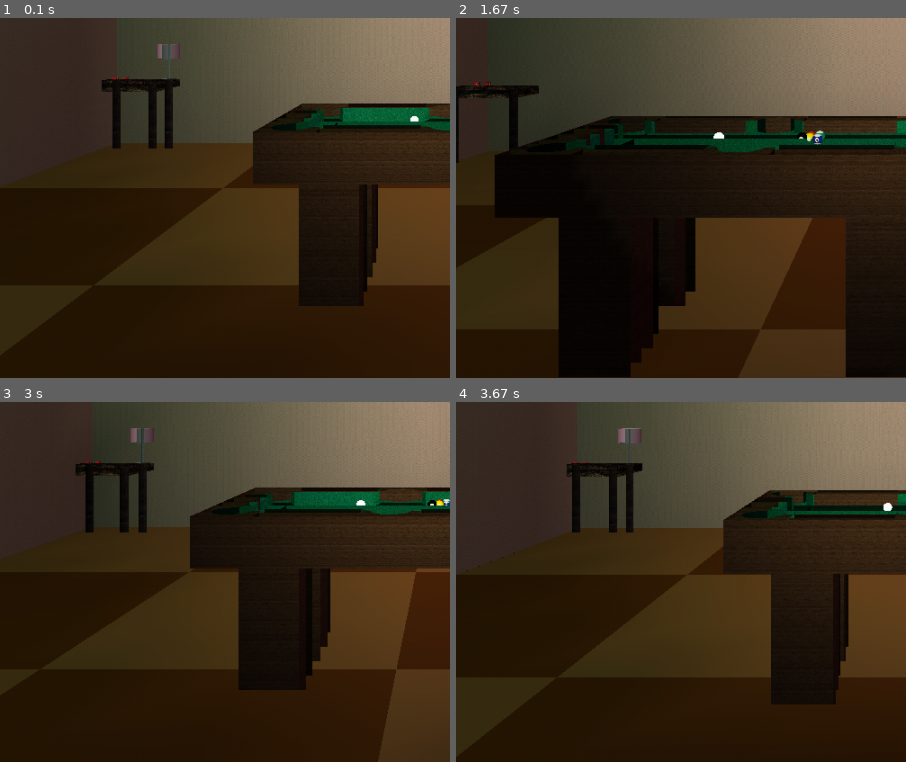
Above: before the commit, frames 1-4 (two rows, left to right).
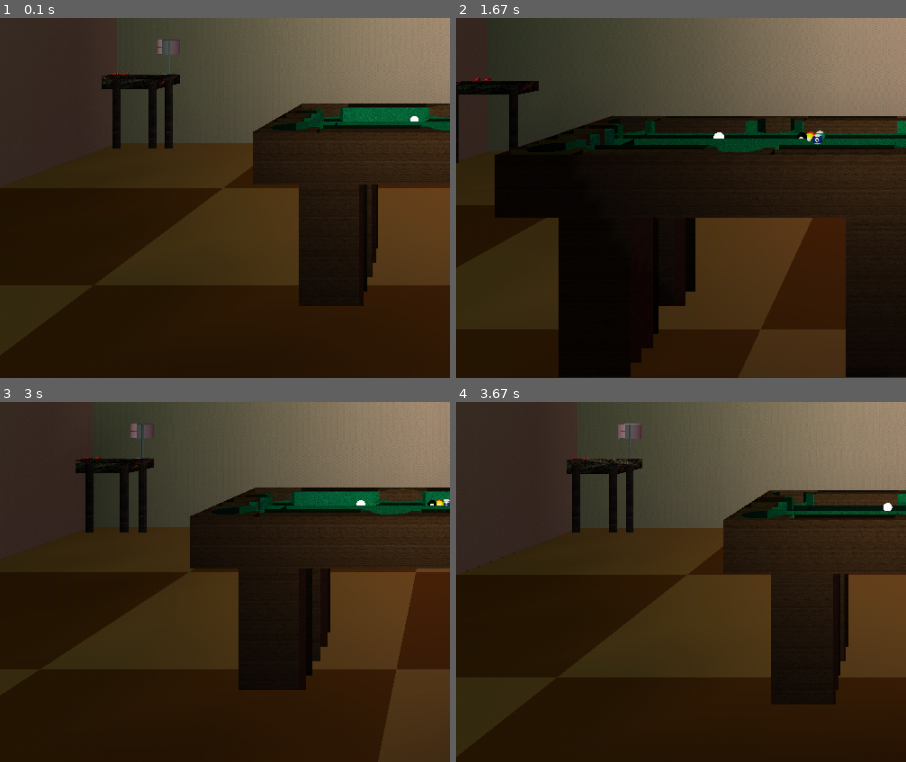
Above: after the commit, the same moments.

Repository: mikepmerritt/graphics-project-3
Game: pygame game, started from interactive_scene_pygame.py
Two runs of this game, one before a commit and one after it. Both use one fixed random seed, a clock stepped at 60 frames per second and the inputs below.
Inputs:
- Up to frame 1 (0.1 s): no input
- Up to frame 2 (1.67 s): hold D 0.33-0.8 s; hold W 0.83-1.3 s; hold D from 1.33 s (still down)
- Up to frame 3 (3 s): release D at 1.8 s; hold A 1.83-2.37 s; hold S 2.4-2.87 s; hold A from 2.9 s (still down)
- Up to frame 4 (3.67 s): release A at 3.37 s; hold W from 3.4 s (still down)
The pictures show only the part of the screen within x 0-50%, y 50-100%; the shares and areas given below are measured in that part.

The runs differ from the first frame. In frame 1, 0.4% of the frame differs, in the area x 22-40%, y 5-21%; in frame 2, 0.4%; in frame 3, 0.3%; in frame 4, 0.4%, in the area x 24-42%, y 5-21%.

Commit message:
fixed lighting issues related to normals

Diff:
--- a/interactive_scene_pygame.py
+++ b/interactive_scene_pygame.py
@@ -913,8 +913,8 @@
     draw_walls(0, 0, 0, 80, 40, 10, 5)
     draw_ceiling(0, 40, 0, 80, 80, 10, 10)
     draw_side_table(-35, 0, -34)
-    draw_desk_lamp(-32, 8, -36)
-    draw_dice(-37, 8.22, -34)
+    draw_desk_lamp(-32, 8.5, -36)
+    draw_dice(-37, 8.72, -34)
     draw_hanging_spotlight(0, 40, 0)
     draw_pool_table(table_x, 4, table_z)
     draw_balls()
@@ -985,218 +985,133 @@
     glPopMatrix()
 
 def draw_table_top(width, length):
-    thickness = 0.8
-
-    glMaterialfv(GL_FRONT, GL_AMBIENT, [0.2, 0.2, 0.2, 1.0])
-    glMaterialfv(GL_FRONT, GL_DIFFUSE, [0.8, 0.8, 0.8, 1.0])
-    glMaterialfv(GL_FRONT, GL_SPECULAR, [0.1, 0.1, 0.1, 1.0])
-    glMaterialf(GL_FRONT, GL_SHININESS, 10.0)
+    thickness = 1
+    set_wood_support_material(GL_FRONT)
+    draw_rect(0, 0, 0, width, thickness, length, 5, 2, 5, table_top_texture, stretch=True)
+
+def draw_table_leg(height):
+    glPushMatrix()
+
+    set_wood_support_material(GL_FRONT)
 
     glEnable(GL_TEXTURE_2D)
-    glBindTexture(GL_TEXTURE_2D, table_top_texture)
-
+    glBindTexture(GL_TEXTURE_2D, table_support_texture)
+    glHint(GL_PERSPECTIVE_CORRECTION_HINT, GL_NICEST)
+    glTexParameteri(GL_TEXTURE_2D, GL_TEXTURE_WRAP_S, GL_REPEAT)
+    glTexParameteri(GL_TEXTURE_2D, GL_TEXTURE_WRAP_T, GL_REPEAT)
+    glTexParameteri(GL_TEXTURE_2D, GL_TEXTURE_MAG_FILTER, GL_LINEAR)
+    glTexParameteri(GL_TEXTURE_2D, GL_TEXTURE_MIN_FILTER, GL_LINEAR)
+
+    glRotatef(-90, 1, 0, 0)
+    radius = 0.4
+    gluCylinder(tube, radius, radius, height, 32, 4)
+
+    glDisable(GL_TEXTURE_2D)
+    glPopMatrix()
+
+def draw_side_table(x, y, z):
+    glPushMatrix()
+    glTranslatef(x, y, z)
+    height = 8
+    width = 8
+    length = 6
+
+    glPushMatrix()
+    glTranslatef(-width/2 + 1, 0, -length/2 + 1)
+    draw_table_leg(height)
+    glPopMatrix()
+
+    glPushMatrix()
+    glTranslatef(width/2 - 1, 0, -length/2 + 1)
+    draw_table_leg(height)
+    glPopMatrix()
+
+    glPushMatrix()
+    glTranslatef(-width/2 + 1, 0, length/2 - 1)
+    draw_table_leg(height)
+    glPopMatrix()
+
+    glPushMatrix()
+    glTranslatef(width/2 - 1, 0, length/2 - 1)
+    draw_table_leg(height)
+    glPopMatrix()
+
+    glPushMatrix()
+    glTranslatef(0, height, 0)
+    draw_table_top(width, length)
+    glPopMatrix()
+
+    glPopMatrix()
+
+def draw_lamp_base(radius):
+    glPushMatrix()
+
+    set_desk_lamp_material(GL_FRONT)
+
+    glBindTexture(GL_TEXTURE_2D, lamp_support_texture)
     glTexEnvf(GL_TEXTURE_ENV, GL_TEXTURE_ENV_MODE, GL_MODULATE)
+    glHint(GL_PERSPECTIVE_CORRECTION_HINT, GL_NICEST)
     glTexParameteri(GL_TEXTURE_2D, GL_TEXTURE_WRAP_S, GL_REPEAT)
     glTexParameteri(GL_TEXTURE_2D, GL_TEXTURE_WRAP_T, GL_REPEAT)
     glTexParameteri(GL_TEXTURE_2D, GL_TEXTURE_MAG_FILTER, GL_NEAREST)
     glTexParameteri(GL_TEXTURE_2D, GL_TEXTURE_MIN_FILTER, GL_NEAREST)
 
-    glBegin(GL_QUADS)
-    glNormal3f(0, 1, 0)
-    glTexCoord2f(0, 0)
-    glVertex3f(-width/2, 0, -length/2)
-    glTexCoord2f(1, 0)
-    glVertex3f(width/2, 0, -length/2)
-    glTexCoord2f(1, 1)
-    glVertex3f(width/2, 0, length/2)
-    glTexCoord2f(0, 1)
-    glVertex3f(-width/2, 0, length/2)
-
-    glNormal3f(0, -1, 0)
-    glTexCoord2f(0, 0)
-    glVertex3f(-width/2, -thickness, -length/2)
-    glTexCoord2f(1, 0)
-    glVertex3f(width/2, -thickness, -length/2)
-    glTexCoord2f(1, 1)
-    glVertex3f(width/2, -thickness, length/2)
-    glTexCoord2f(0, 1)
-    glVertex3f(-width/2, -thickness, length/2)
-
-    glNormal3f(0, 0, 1)
-    glTexCoord2f(0, 0)
-    glVertex3f(-width/2, -thickness, length/2)
-    glTexCoord2f(1, 0)
-    glVertex3f(width/2, -thickness, length/2)
-    glTexCoord2f(1, thickness/2)
-    glVertex3f(width/2, 0, length/2)
-    glTexCoord2f(0, thickness/2)
-    glVertex3f(-width/2, 0, length/2)
-
-    glNormal3f(0, 0, -1)
-    glTexCoord2f(0, 0)
-    glVertex3f(-width/2, -thickness, -length/2)
-    glTexCoord2f(1, 0)
-    glVertex3f(width/2, -thickness, -length/2)
-    glTexCoord2f(1, thickness/2)
-    glVertex3f(width/2, 0, -length/2)
-    glTexCoord2f(0, thickness/2)
-    glVertex3f(-width/2, 0, -length/2)
-
-    glNormal3f(-1, 0, 0)
-    glTexCoord2f(0, 0)
-    glVertex3f(-width/2, -thickness, -length/2)
-    glTexCoord2f(1, 0)
-    glVertex3f(-width/2, -thickness, length/2)
-    glTexCoord2f(1, thickness/2)
-    glVertex3f(-width/2, 0, length/2)
-    glTexCoord2f(0, thickness/2)
-    glVertex3f(-width/2, 0, -length/2)
-
-    glNormal3f(1, 0, 0)
-    glTexCoord2f(0, 0)
-    glVertex3f(width/2, -thickness, -length/2)
-    glTexCoord2f(1, 0)
-    glVertex3f(width/2, -thickness, length/2)
-    glTexCoord2f(1, thickness/2)
-    glVertex3f(width/2, 0, length/2)
-    glTexCoord2f(0, thickness/2)
-    glVertex3f(width/2, 0, -length/2)
-    glEnd()
+    glEnable(GL_TEXTURE_2D)
+
+    glRotatef(-90, 1, 0, 0)
+    base_height = 0.1
+    gluCylinder(tube, radius, radius, base_height, 32, 1)
+    glRotatef(180, 1, 0, 0)
+    gluDisk(disk, 0, radius, 32, 2)
+    glRotatef(-180, 1, 0, 0)
+    glTranslatef(0, 0, base_height)
+    gluDisk(disk, 0, radius, 32, 2)
 
     glDisable(GL_TEXTURE_2D)
-
-def draw_table_leg(height):
-    glPushMatrix()
-
-    glMaterialfv(GL_FRONT, GL_AMBIENT, [0.2, 0.2, 0.2, 1.0])
-    glMaterialfv(GL_FRONT, GL_DIFFUSE, [0.8, 0.8, 0.8, 1.0])
-    glMaterialfv(GL_FRONT, GL_SPECULAR, [0.1, 0.1, 0.1, 1.0])
-    glMaterialf(GL_FRONT, GL_SHININESS, 10.0)
-
-    glEnable(GL_TEXTURE_2D)
-    glBindTexture(GL_TEXTURE_2D, table_support_texture)
-
-    glTexParameteri(GL_TEXTURE_2D, GL_TEXTURE_WRAP_S, GL_REPEAT)
-    glTexParameteri(GL_TEXTURE_2D, GL_TEXTURE_WRAP_T, GL_REPEAT)
-    glTexParameteri(GL_TEXTURE_2D, GL_TEXTURE_MAG_FILTER, GL_LINEAR)
-    glTexParameteri(GL_TEXTURE_2D, GL_TEXTURE_MIN_FILTER, GL_LINEAR)
-
-    glRotatef(-90, 1, 0, 0)
-    radius = 0.4
-    gluCylinder(tube, radius, radius, height, 32, 4)
-
-    glDisable(GL_TEXTURE_2D)
-    glPopMatrix()
-
-def draw_side_table(x, y, z):
-    glPushMatrix()
-    glTranslatef(x, y, z)
-    height = 8
-    width = 8
-    length = 6
-
-    glPushMatrix()
-    glTranslatef(-width/2 + 1, 0, -length/2 + 1)
-    draw_table_leg(height)
-    glPopMatrix()
-
-    glPushMatrix()
-    glTranslatef(width/2 - 1, 0, -length/2 + 1)
-    draw_table_leg(height)
-    glPopMatrix()
-
-    glPushMatrix()
-    glTranslatef(-width/2 + 1, 0, length/2 - 1)
-    draw_table_leg(height)
-    glPopMatrix()
-
-    glPushMatrix()
-    glTranslatef(width/2 - 1, 0, length/2 - 1)
-    draw_table_leg(height)
-    glPopMatrix()
-
-    glPushMatrix()
-    glTranslatef(0, height, 0)
-    draw_table_top(width, length)
-    glPopMatrix()
-
-    glPopMatrix()
-
-def draw_lamp_base(radius):
-    glPushMatrix()
-
-    glMaterialfv(GL_FRONT, GL_AMBIENT, [0.2, 0.2, 0.2, 1.0])
-    glMaterialfv(GL_FRONT, GL_DIFFUSE, [0.8, 0.8, 0.8, 1.0])
-    glMaterialfv(GL_FRONT, GL_SPECULAR, [0.1, 0.1, 0.1, 1.0])
-    glMaterialf(GL_FRONT, GL_SHININESS, 10.0)
-
-    glEnable(GL_TEXTURE_2D)
+    glPopMatrix()
+
+def draw_lamp_pole(height, radius):
+    glPushMatrix()
+
+    set_desk_lamp_material(GL_FRONT)
+
     glBindTexture(GL_TEXTURE_2D, lamp_support_texture)
-
     glTexEnvf(GL_TEXTURE_ENV, GL_TEXTURE_ENV_MODE, GL_MODULATE)
+    glHint(GL_PERSPECTIVE_CORRECTION_HINT, GL_NICEST)
     glTexParameteri(GL_TEXTURE_2D, GL_TEXTURE_WRAP_S, GL_REPEAT)
     glTexParameteri(GL_TEXTURE_2D, GL_TEXTURE_WRAP_T, GL_REPEAT)
     glTexParameteri(GL_TEXTURE_2D, GL_TEXTURE_MAG_FILTER, GL_NEAREST)
     glTexParameteri(GL_TEXTURE_2D, GL_TEXTURE_MIN_FILTER, GL_NEAREST)
 
+    glEnable(GL_TEXTURE_2D)
+
     glRotatef(-90, 1, 0, 0)
-    base_height = 0.1
-    gluQuadricTexture(tube, GL_TRUE)
-    gluCylinder(tube, radius, radius, base_height, 32, 1)
-    gluDisk(disk, 0, radius, 32, 1)
-    glTranslatef(0, 0, base_height)
-    gluDisk(disk, 0, radius, 32, 1)
+    gluCylinder(tube, radius, radius, height, 16, 2)
 
     glDisable(GL_TEXTURE_2D)
     glPopMatrix()
 
-def draw_lamp_pole(height, radius):
-    glPushMatrix()
-
-    glMaterialfv(GL_FRONT, GL_AMBIENT, [0.2, 0.2, 0.2, 1.0])
-    glMaterialfv(GL_FRONT, GL_DIFFUSE, [0.8, 0.8, 0.8, 1.0])
-    glMaterialfv(GL_FRONT, GL_SPECULAR, [0.1, 0.1, 0.1, 1.0])
-    glMaterialf(GL_FRONT, GL_SHININESS, 10.0)
-
-    glEnable(GL_TEXTURE_2D)
-    glBindTexture(GL_TEXTURE_2D, lamp_support_texture)
-
+def draw_lamp_head(radius, height):
+    glPushMatrix()
+
+    set_desk_lamp_material(GL_FRONT)
+
+    glBindTexture(GL_TEXTURE_2D, lamp_head_texture)
     glTexEnvf(GL_TEXTURE_ENV, GL_TEXTURE_ENV_MODE, GL_MODULATE)
+    glHint(GL_PERSPECTIVE_CORRECTION_HINT, GL_NICEST)
     glTexParameteri(GL_TEXTURE_2D, GL_TEXTURE_WRAP_S, GL_REPEAT)
     glTexParameteri(GL_TEXTURE_2D, GL_TEXTURE_WRAP_T, GL_REPEAT)
     glTexParameteri(GL_TEXTURE_2D, GL_TEXTURE_MAG_FILTER, GL_NEAREST)
     glTexParameteri(GL_TEXTURE_2D, GL_TEXTURE_MIN_FILTER, GL_NEAREST)
 
-    glRotatef(-90, 1, 0, 0)
-    gluQuadricTexture(tube, GL_TRUE)
-    gluCylinder(tube, radius, radius, height, 16, 1)
-
-    glDisable(GL_TEXTURE_2D)
-    glPopMatrix()
-
-def draw_lamp_head(radius, height):
-    glPushMatrix()
-
-    glMaterialfv(GL_FRONT, GL_AMBIENT, [0.2, 0.2, 0.2, 1.0])
-    glMaterialfv(GL_FRONT, GL_DIFFUSE, [0.8, 0.8, 0.8, 1.0])
-    glMaterialfv(GL_FRONT, GL_SPECULAR, [0.1, 0.1, 0.1, 1.0])
-    glMaterialf(GL_FRONT, GL_SHININESS, 10.0)
-
     glEnable(GL_TEXTURE_2D)
-    glBindTexture(GL_TEXTURE_2D, lamp_head_texture)
-
-    glTexEnvf(GL_TEXTURE_ENV, GL_TEXTURE_ENV_MODE, GL_MODULATE)
-    glTexParameteri(GL_TEXTURE_2D, GL_TEXTURE_WRAP_S, GL_REPEAT)
-    glTexParameteri(GL_TEXTURE_2D, GL_TEXTURE_WRAP_T, GL_REPEAT)
-    glTexParameteri(GL_TEXTURE_2D, GL_TEXTURE_MAG_FILTER, GL_NEAREST)
-    glTexParameteri(GL_TEXTURE_2D, GL_TEXTURE_MIN_FILTER, GL_NEAREST)
 
     glRotatef(90, 1, 0, 0)
-    gluQuadricTexture(tube, GL_TRUE)
-    gluCylinder(tube, radius, radius, height, 32, 1)
-    gluDisk(disk, 0, radius, 32, 1)
+    gluCylinder(tube, radius, radius, height, 32, 2)
+    glRotatef(180, 1, 0, 0)
+    gluDisk(disk, 0, radius, 32, 2)
+    glRotatef(-180, 1, 0, 0)
     glTranslatef(0, 0, height)
-    gluDisk(disk, 0, radius, 32, 1)
 
     glDisable(GL_TEXTURE_2D)
     glPopMatrix()
@@ -1235,6 +1150,7 @@
 
     def set_texture_params():
         glTexEnvf(GL_TEXTURE_ENV, GL_TEXTURE_ENV_MODE, GL_MODULATE)
+        glHint(GL_PERSPECTIVE_CORRECTION_HINT, GL_NICEST)
         glTexParameteri(GL_TEXTURE_2D, GL_TEXTURE_WRAP_S, GL_CLAMP_TO_EDGE)
         glTexParameteri(GL_TEXTURE_2D, GL_TEXTURE_WRAP_T, GL_CLAMP_TO_EDGE)
         glTexParameteri(GL_TEXTURE_2D, GL_TEXTURE_MAG_FILTER, GL_LINEAR)
@@ -2011,7 +1927,6 @@
             if not ball.sunk:
                 draw_billiard_ball(ball.x, 9.25, ball.z, ball.id) # TODO: rotation
 
-# TODO: implement swinging
 def draw_hanging_spotlight(x, y, z):
     # may need additional parameters for swinging
     glPushMatrix()
@@ -2288,6 +2203,13 @@
     glMaterialfv(face, GL_SPECULAR, [0.1, 0.1, 0.1, 1.0])
     glMaterialf(face, GL_SHININESS, 1.0)
 
+# helper method to set the material properties for the desk lamp
+def set_desk_lamp_material(face):
+    glMaterialfv(face, GL_AMBIENT, [0.2, 0.2, 0.2, 1.0])
+    glMaterialfv(face, GL_DIFFUSE, [0.8, 0.8, 0.8, 1.0])
+    glMaterialfv(face, GL_SPECULAR, [0.1, 0.1, 0.1, 1.0])
+    glMaterialf(face, GL_SHININESS, 10.0)
+
 # helper method to set the material properties for the table supports
 def set_wood_support_material(face):
     glMaterialfv(face, GL_AMBIENT, [0.2, 0.2, 0.2, 1.0])
